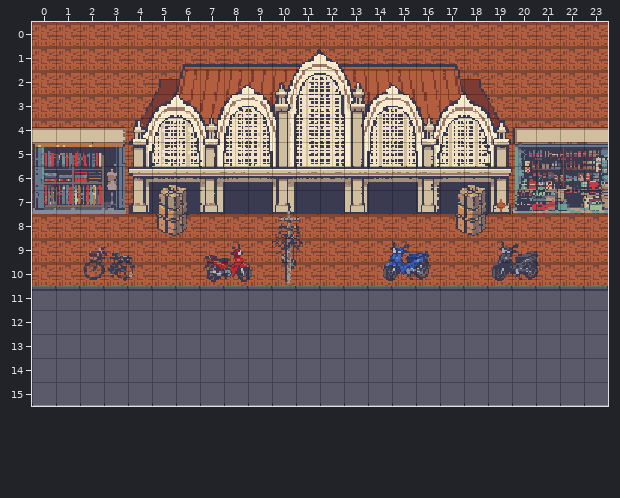
Two versions of a level (Tiled map (JSON), assets/game/maps/cho-street.tmj). That is the earlier state.
Cells are 16x16 px. Shown: x 0..23, y 0..15.
Now the later version:
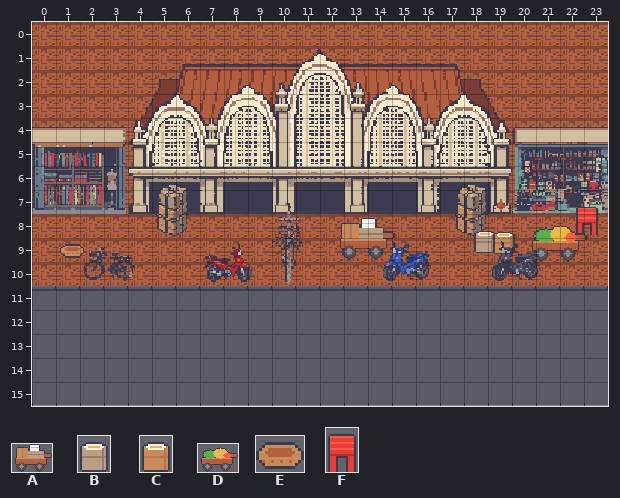
Key: from "props": A 9 "xe-tho", B 10 "bao-tai", C 11 "bao-tai-b", D 12 "xe-day-hoa-qua", E 13 "gio", F 14 "ghe-chong".
Objects are placed by their top-left corner, in cells (3,4 is the top-left corner of cell 3,4); size is 1x1 cell unless given.
Edits made:
Layer "objects":
added: F "Stools" at 22.6,7.5 size 1x1.4
added: B "Sacks" at 18.4,8.5 size 1x1.1
added: C "Sacks" at 19.2,8.6 size 1x1.1
added: E "Basket" at 1.2,9.1 size 1x0.8
added: A "Hand cart" at 12.6,8.2 size 2.5x1.8
added: D "Fruit cart" at 20.6,8.2 size 2.5x1.8
Where, in picture pixels (left, top, right, bottom), the same in both pictures:
added: (532, 207, 598, 262)
added: (340, 218, 395, 260)
added: (474, 231, 515, 254)
added: (60, 244, 84, 258)
